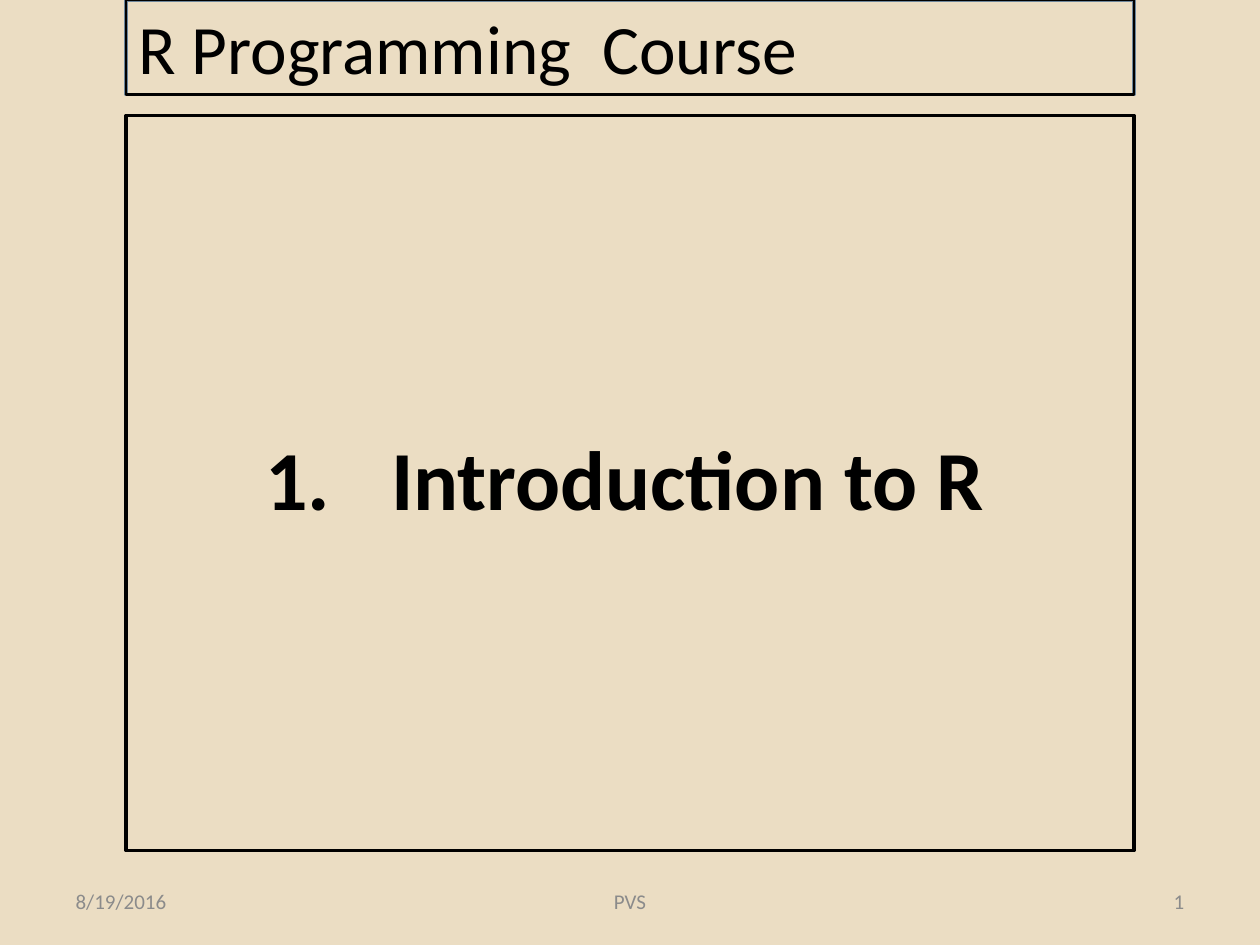
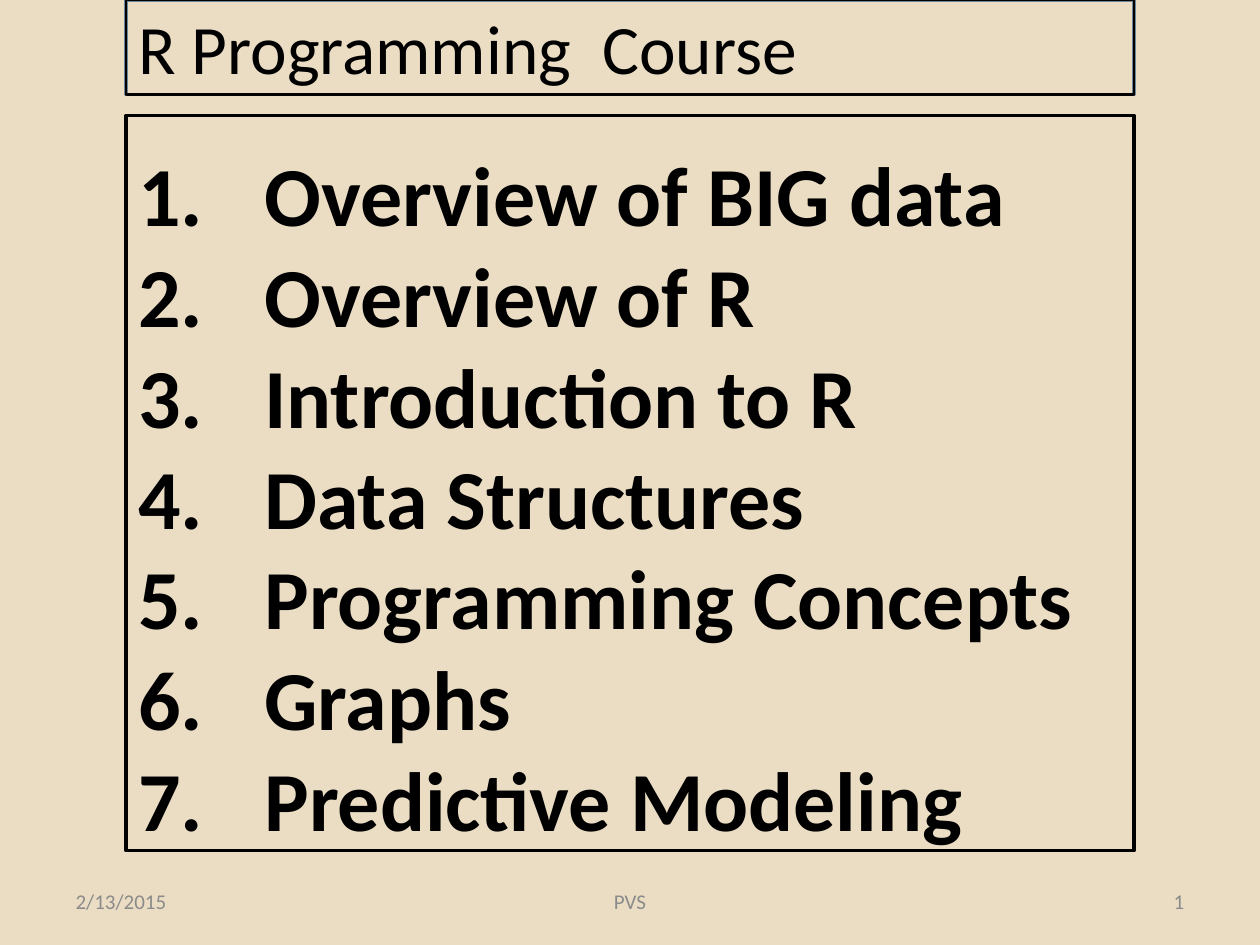
Before and after one commit to pvs-greatlakes/R-materials, a slide deck: slide 1 of R Programming_Lessons_1.pptx. Drawn at 1260x945 pixels with LibreOffice and Linux fonts; fonts in the diff are those of the drawing; background and template pictures are left out. Boxes give left, top, right and bottom in pixels: in the first picture for what was removed or moved away, otherwise in the second. Text is boxed around its words. In the diff, an @@ line names an element or a change of style, - is before the commit and + after.

```diff
--- a/R Programming_Lessons_1.pptx
+++ b/R Programming_Lessons_1.pptx
@@ text at box(264, 167, 1072, 851): text changed @@
-1. Introduction to R
+1. Overview of BIG data
+2. Overview of R
+3. Introduction to R
+4. Data Structures
+5. Programming Concepts
+6. Graphs
+7. Predictive Modeling
@@ text at box(76, 894, 167, 910): text changed @@
-8/19/2016
+2/13/2015
```
Also in this commit, not shown: 2 other slides changed, 15 slides added, 47 slides removed, 6 other files.
